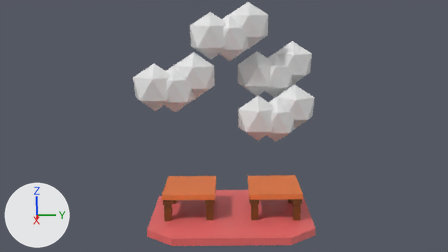
Before and after pictures for a commit that changed the Blender file src/objectsIn3D/stage.blend.
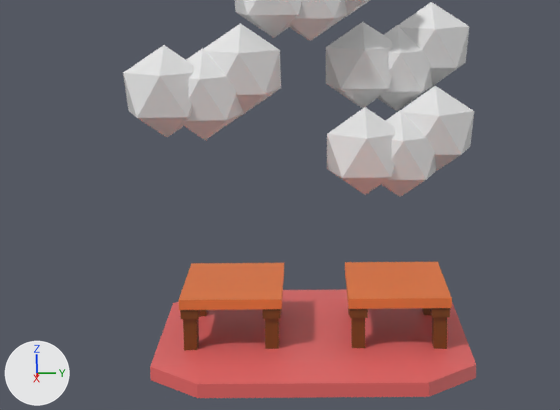
Each version is shown from the file's camera '0camera', then close up on the part from 15% to 80% of the width and 16% to 100% of the height. Every picture has the same lights, and +X, +Y and +Z are marked at lower left.

Script lines for the objects in view, before the commit:
```python
me_icosphere_003 = bpy.data.meshes.new('Icosphere.003')
me_icosphere_003.from_pydata(...)  # 322 vertices, 412 faces; spans x -2.89..5.2, y -2.45..5.15, z -5.5..3.04
# faces by material slot: [240, 26, 42, 104]
me_icosphere_003.materials.append(mat_material_003)  # white #e7e7e7
me_icosphere_003.materials.append(mat_material_002)  # red #e76765
me_icosphere_003.materials.append(mat_material)  # orange #e7783b
me_icosphere_003.materials.append(mat_material_001)  # brown #754010
# before: 144 (4.28, 4.6, -5.44) at pixel (475, 378), 148 (4.28, 4.6, -5.16) at pixel (476, 364), 156 (0.32, 4.6, -5.44), 160 (0.32, 4.6, -5.16) at pixel (451, 300)
# before: 152 (4.28, -1.6, -5.44) at pixel (150, 380), 154 (4.28, -1.6, -5.16) at pixel (150, 366), 163 (0.32, -1.6, -5.44), 166 (0.32, -1.6, -5.16) at pixel (173, 302)
ob_stage = bpy.data.objects.new('stage', me_icosphere_003)
ob_stage.location = (-2.3, -1.5, 5.5)
```
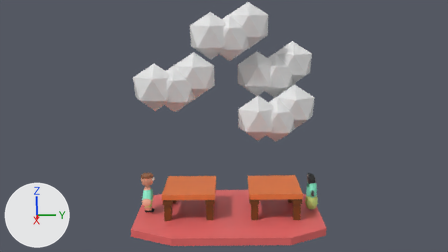
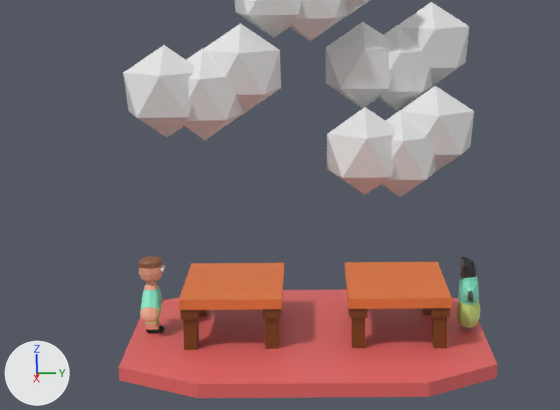
What differs and where, as boxes (x1, y1, x2, y2) in the close-ups (560 x 410 px; the box of a moved part takes in the faces that stretch with it):
'stage', reshaped: before (123, 0, 476, 398); after (119, 0, 497, 398)
part 1 of me_icosphere_003, added: after (139, 256, 165, 334)
part 2 of me_icosphere_003, added: after (456, 257, 480, 328)
part 3 of me_icosphere_003, moved or reshaped: before (411, 302, 476, 397); after (411, 298, 497, 397)
part 4 of me_icosphere_003, moved or reshaped: before (150, 302, 215, 398); after (119, 298, 215, 398)

What the commit changed:
Material 'hair' (mat_hair) is new.
Its base color is (0.271, 0.104, 0.0441) (brown #8e5b3b).
Material 'robotskin' (mat_robotskin) is new.
Its base color is (0.0704, 0.0704, 0.0704) (dark grey #4b4b4b).
Material 'eye' (mat_eye) is new.
Its base color is (0.8, 0.8, 0.8) (white #e7e7e7).
Material 'pants' (mat_pants) is new.
Its base color is (0.609, 0.8, 0.235) (green #cde785).
Material 'tshirt' (mat_tshirt) is new.
Its base color is (0.213, 0.8, 0.553) (green #7fe7c4).
Material 'shoes' (mat_shoes) is new.
Its base color is (0.0, 0.0, 0.0) (black #000000).
Material 'skin' (mat_skin) is new.
Its base color is (0.8, 0.372, 0.248) (beige #e7a488).
me_icosphere_003 is used by ob_stage; location (-2.3, -1.5, 5.5).
Verts and faces of me_icosphere_003; kept vertices keep their numbers, new ones are numbered from 322.
me_icosphere_003 had 322 vertices, 412 faces and spanned x -2.89..5.2, y -2.45..5.15, z -5.5..3.04.
me_icosphere_003 now has 1858 vertices, 1964 faces and spans x -2.89..5.2, y -2.45..5.15, z -5.5..3.04.
me_icosphere_003 part 1: a new loose piece of 410 vertices spanning x 1.77..2.83, y -2.04..-1.56, z -5.16..-3.57.
me_icosphere_003 part 2: a new loose piece of 378 vertices spanning x 1.68..2.92, y 4.45..4.95, z -5.12..-3.62.
Part 3, on me_icosphere_003:
Vertices 144, 148, 156, 160 move by (0.0, 0.4, 0.0).
Part 4, on me_icosphere_003:
Vertices 152, 154, 163, 166 move by (0.0, -0.6, 0.0).
me_icosphere_003 now uses material mat_skin (beige #e7a488).
me_icosphere_003 now uses material mat_hair (brown #8e5b3b).
me_icosphere_003 now uses material mat_tshirt (green #7fe7c4).
me_icosphere_003 now uses material mat_pants (green #cde785).
me_icosphere_003 now uses material mat_shoes (black #000000).
me_icosphere_003 now uses material mat_eye (white #e7e7e7).
me_icosphere_003 now uses material mat_robotskin (dark grey #4b4b4b).
